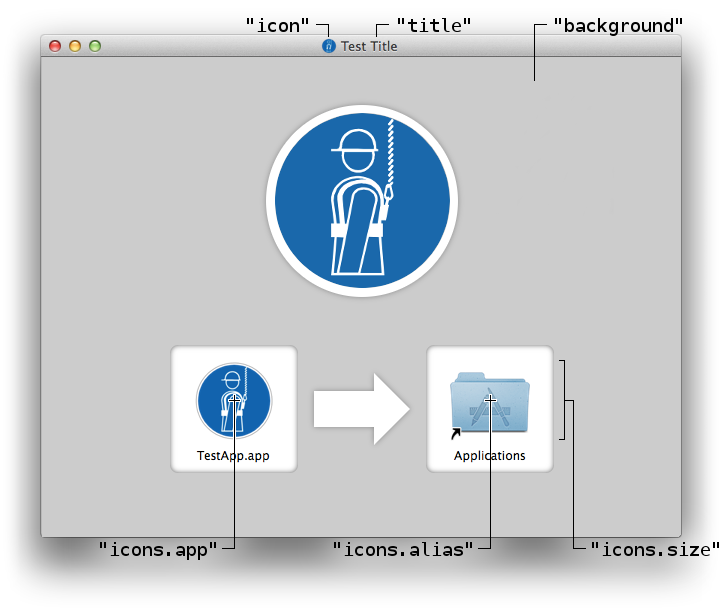
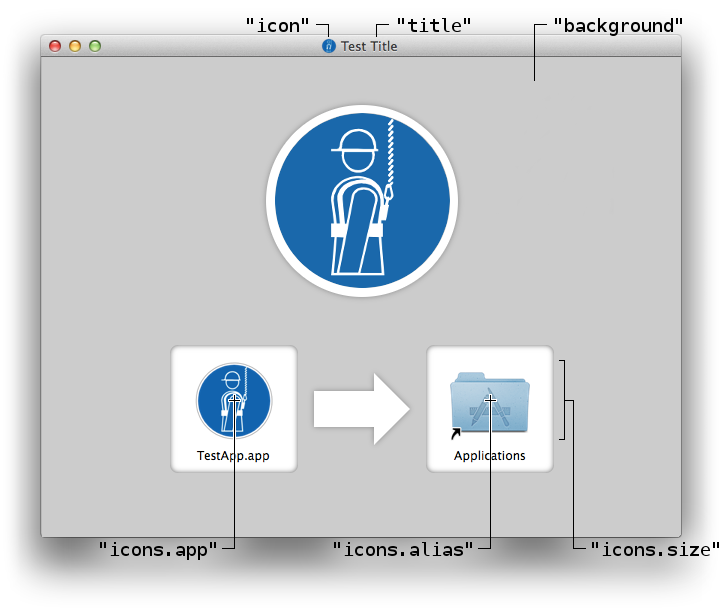
Layers edited between the first and the second (722, 616) image:
painted on "Layer #3" over (233, 453, 492, 461)
